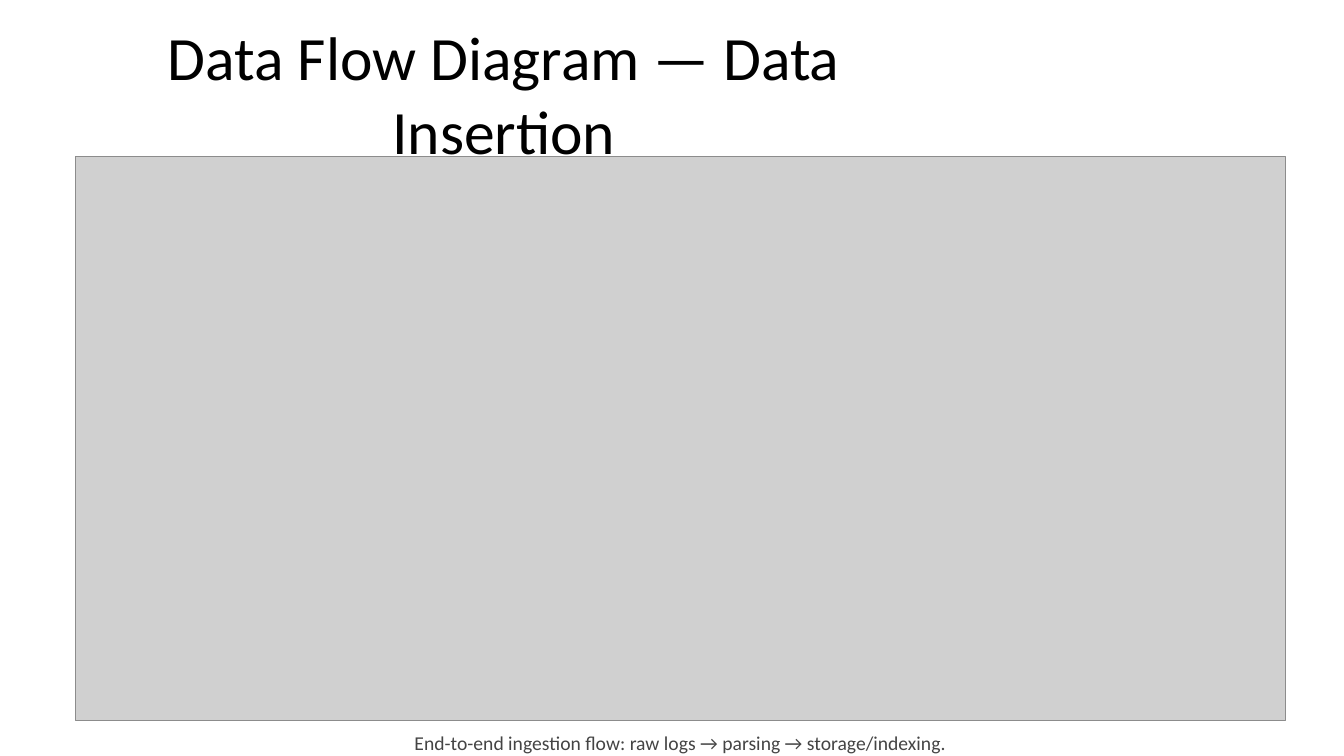
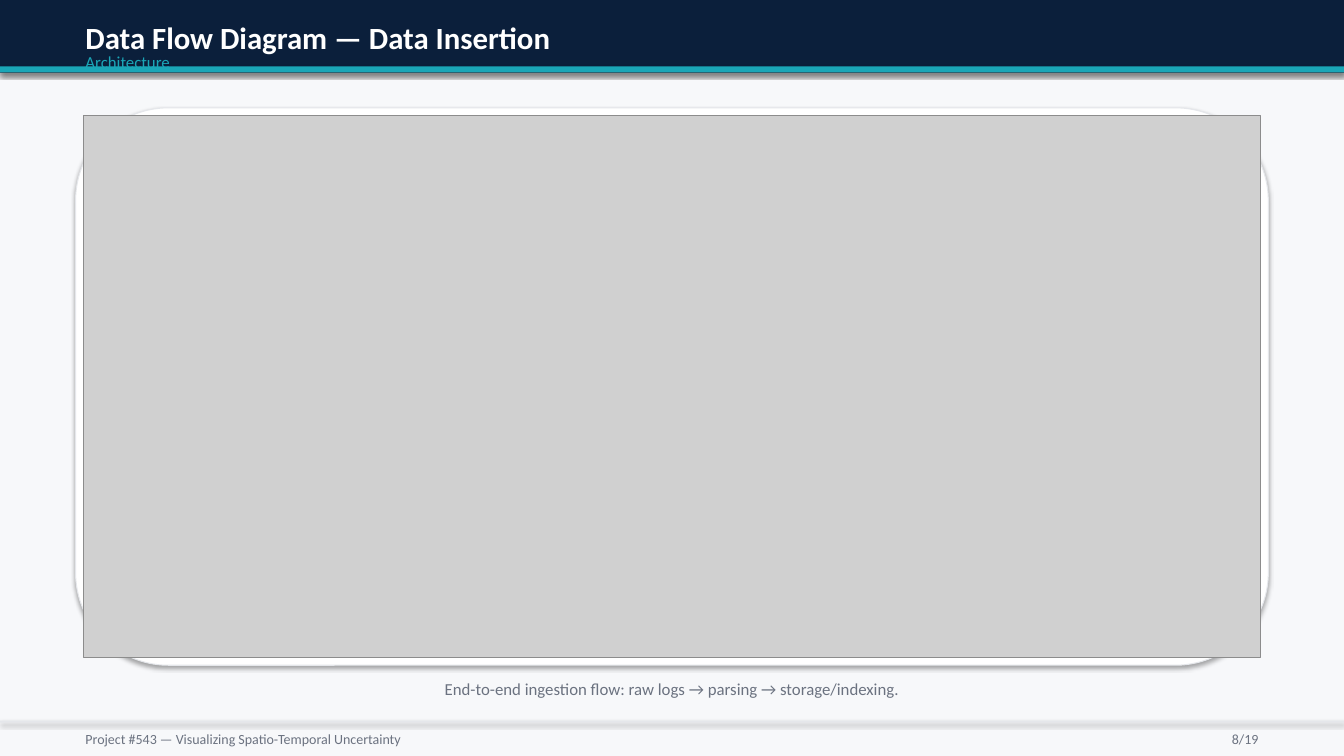
Before and after one commit to mufasa-349/GRAD-Project-Proposal-Presentation, a slide deck: slide 8 of out/Project_543_Uncertainty_Visualization.pptx. Drawn at 1344x756 pixels with LibreOffice and Linux fonts; fonts in the diff are those of the drawing; grey boxes stand for pictures. Boxes give left, top, right and bottom in pixels: in the first picture for what was removed or moved away, otherwise in the second. Text is boxed around its words. In the diff, an @@ line names an element or a change of style, - is before the commit and + after.

```diff
--- a/out/Project_543_Uncertainty_Visualization.pptx
+++ b/out/Project_543_Uncertainty_Visualization.pptx
@@ background #FFFFFF to #F7F8FA @@
@@ rectangle added at [0,0,1344,73], fill #0B1F3B @@
@@ text "Data Flow Diagram — Data ...": place and size @@
-text "Data Flow Diagram — Data ..." at [168,37,839,169]
+text "Data Flow Diagram — Data ..." at [85,27,550,58]
@@ text "Data Flow Diagram — Data ..." at [85,27,550,58]: size 44 to 22 pt, text colour #000000 to #FFFFFF, bold on; alignment centre to left; vertical alignment middle to top @@
@@ text added at [85,56,169,72], 12 pt, text #1AA6B7 @@
+Architecture
@@ rectangle added at [0,67,1344,73], fill #1AA6B7 @@
@@ rounded rectangle added at [76,108,1268,665], fill #FFFFFF, outline #E5E7EB 0.75 pt @@
@@ picture: place and size @@
-picture at [76,156,1286,721]
+picture at [84,116,1260,657]
@@ text "End-to-end ingestion flow: raw logs ...": place and size @@
-text "End-to-end ingestion flow: raw logs ..." at [414,736,946,754]
+text "End-to-end ingestion flow: raw logs ..." at [445,683,898,698]
@@ text "End-to-end ingestion flow: raw logs ..." at [445,683,898,698]: size 14 to 12 pt, text colour #444444 to #6B7280 @@
@@ rectangle added at [0,721,1344,723], fill #E5E7EB @@
@@ text added at [85,734,401,747], 10 pt, text #6B7280 @@
+Project #543 — Visualizing Spatio-Temporal Uncertainty
@@ text added at [1232,734,1259,745], 10 pt, text #6B7280 @@
+8/19
```
Also in this commit, not shown: 17 other slides changed, 1 slide added, 1 slide removed, 1 other file.
